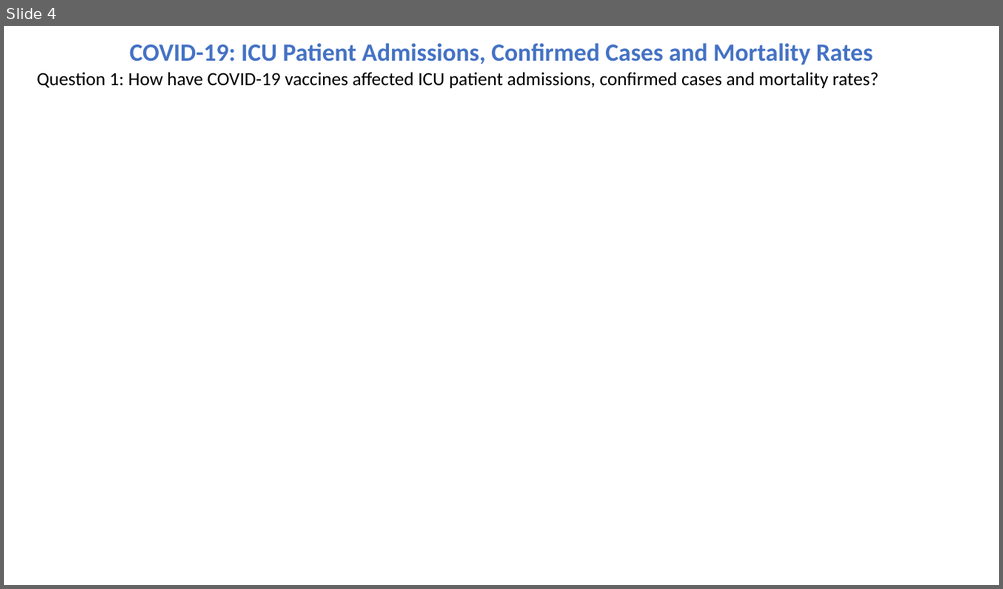
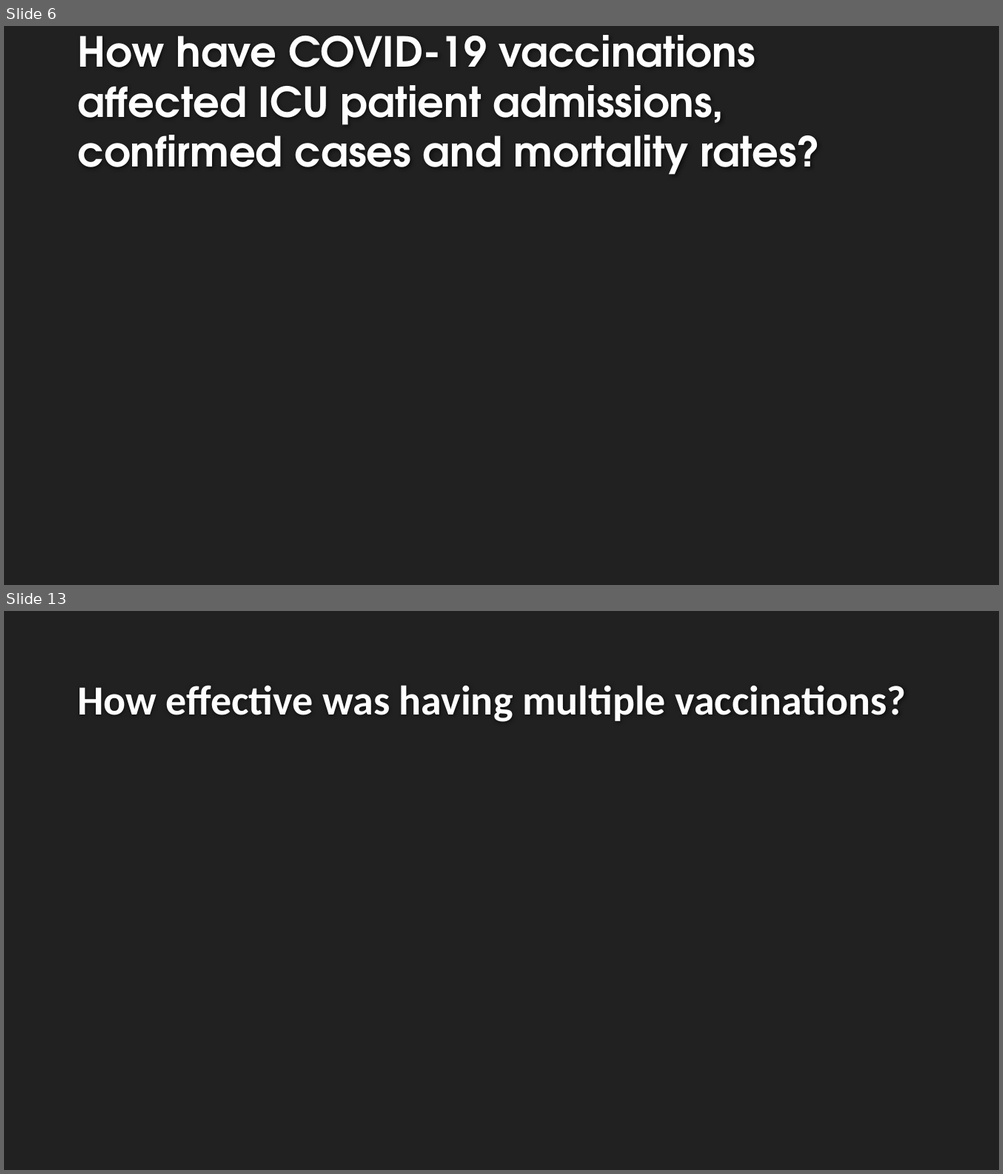
Before and after one commit to cmorrow28/project_one, a slide deck: Covid19_Presentation_Final.pptx. Shown one above the other, each under a label of ours: slide 4 before the commit, slides 6 and 13 after it; the slides between them are not shown. The pictures are 1003x589 and 1003x1174 pixels, drawn with LibreOffice and Linux fonts; fonts in the diff are those of the drawing; background and template pictures are left out. Boxes give left, top, right and bottom in pixels: in the first picture for what was removed or moved away, otherwise in the second. Text is boxed around its words. In the diff, an @@ line names an element or a change of style, - is before the commit and + after.

```diff
--- a/Covid19_Presentation_Final.pptx
+++ b/Covid19_Presentation_Final.pptx
@@ slide 13 added at box(4, 611, 999, 1170), background #212121 @@
@@ title added at box(77, 685, 906, 722), 40 pt, text #FEFEFE, bold @@
+How effective was having multiple vaccinations?
@@ what was slide 4 is now slide 6 @@
@@ slide 6 changed as well @@
@@ background #FFFFFF to #212121 @@
@@ title "How have COVID-19 vaccinations affected ..." at box(77, 35, 820, 175): vertical alignment top to bottom @@
@@ title at box(77, 35, 820, 175): text changed; size 18 to 40 pt; font Calibri to TeX Gyre Adventor; text colour #000000 to #FEFEFE; bold on @@
-Question 1: How have COVID-19 vaccines affected ICU patient admissions, confirmed cases and mortality rates?
+How have COVID-19 vaccinations affected ICU patient admissions, confirmed cases and mortality rates?
@@ text removed at box(130, 43, 873, 65) @@
-COVID-19: ICU Patient Admissions, Confirmed Cases and Mortality Rates
```
Also in this commit, not shown: 5 other slides changed, 7 other slides added, 4 slides removed.
